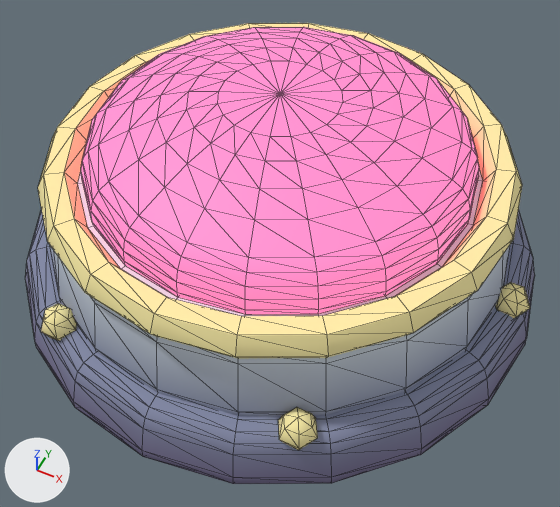
One commit to the glTF model tools/models/out/lockButton.glb: the scene before it, then after it.
Before and after are seen from a 50 mm lens placed at (4.14, -8.29, 10.48), pointed at (0.37, -0.75, 1.05). Arrows for +X, +Y and +Z are at lower left; the lights stay in place. The picture after the commit comes second. Mesh edges are drawn as thin lines. Vertices at exactly the same position are counted once.

Objects in the first picture: 'Body', 'Glow_FF2E63'.
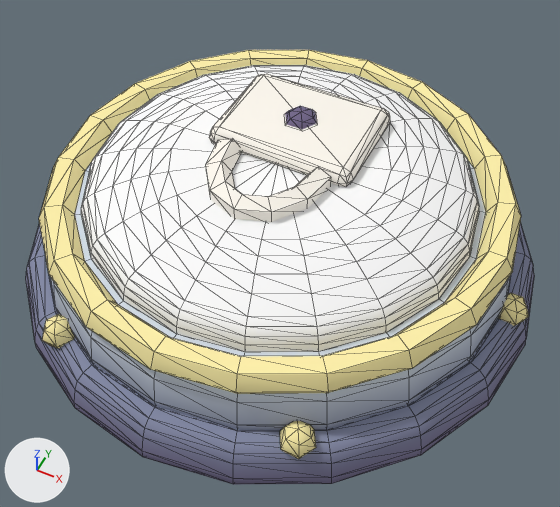
The change, as a list of edits to the scene's bpy script:
```text
Change me_body:
    used by ob_body; location = (0.0, 0.0, 0.0)
    remove me_body.from_pydata(...)  # 564 vertices, 1096 faces; spans x -4.43..4.43, y -4.43..4.43, z 0.0..2.56
    add me_body.from_pydata(...)  # 665 vertices, 1286 faces; spans x -4.43..4.43, y -4.43..4.43, z 0.0..2.75
    me_body part 1: a new loose piece, a UV sphere (6 segments, 4 rings, poles along z) spanning x 3.77..4.33, y -0.24..0.24, z 0.52..1.08, in mat_vertexcolor
    me_body part 2: a new loose piece, a UV sphere (6 segments, 4 rings, poles along z) spanning x 1.75..2.31, y -3.75..-3.26, z 0.52..1.08, in mat_vertexcolor
    me_body part 3: a new loose piece, a UV sphere (6 segments, 4 rings, poles along z) spanning x -2.31..-1.75, y -3.75..-3.26, z 0.52..1.08, in mat_vertexcolor
    me_body part 4: a new loose piece, a UV sphere (6 segments, 4 rings, poles along z) spanning x -0.3..0.3, y 0.49..1.01, z 2.45..2.75, in mat_vertexcolor
    me_body part 5: a new loose piece of 162 vertices spanning x -3.95..3.95, y -3.95..3.95, z 0.65..1.65, in mat_vertexcolor
    me_body part 6: a new loose piece of 120 vertices spanning x -3.88..3.88, y -3.88..3.88, z 1.41..1.89, in mat_vertexcolor
    me_body part 7: a new loose piece of 44 vertices spanning x -1.25..1.25, y -0.2..1.7, z 2.26..2.62, in mat_vertexcolor
    me_body part 8: a new loose piece of 37 vertices spanning x -0.97..0.97, y -1.48..-0.16, z 2.21..2.63, in mat_vertexcolor
    me_body part 9: the loose piece of 20 vertices spanning x -2.3..-1.7, y -3.72..-3.2, z 0.7..1.3 is deleted
    me_body part 10: the loose piece of 20 vertices spanning x 1.7..2.3, y -3.72..-3.2, z 0.7..1.3 is deleted
    me_body part 11: 482 vertices removed from x -4.43..4.43, y -4.43..4.43, z 0.0..2.56; 160 vertices added at x -4.43..4.43, y -4.43..4.43, z 0.0..0.8
    other edits to the shape of me_body do not show in these pictures
Add me_button:
    me_button.from_pydata(...)  # 242 vertices, 480 faces; spans x -3.22..3.22, y -3.22..3.22, z 1.5..2.38
    me_button.materials.append(mat_vertexcolor)
Remove ob_glow_ff2e63:
    ob_glow_ff2e63 = bpy.data.objects.new('Glow_FF2E63', me_glow_ff2e63)
    ob_glow_ff2e63.location = (0.0, 0.0, 0.0)
Add ob_button:
    ob_button = bpy.data.objects.new('Button', me_button)
    ob_button.location = (0.0, 0.0, 0.0)
```

Boxes [x1, y1, x2, y2] around the edits, measured in the pictures (560 x 507 px):
'Body', reshaped: before [25, 23, 535, 484]; after [26, 50, 534, 485]
'Glow_FF2E63', deleted (pink): before [81, 27, 479, 314]
'Button', added: after [81, 65, 479, 352]
part 1 of me_body, added (beige): after [498, 293, 529, 326]
part 2 of me_body, added (beige): after [280, 421, 316, 459]
part 3 of me_body, added (beige): after [42, 314, 74, 349]
part 4 of me_body, added (purple): after [285, 106, 317, 129]
part 5 of me_body, added: after [49, 161, 511, 430]
part 6 of me_body, added (beige): after [39, 50, 521, 394]
part 7 of me_body, added: after [209, 74, 390, 187]
part 8 of me_body, added: after [206, 138, 331, 222]
part 9 of me_body, deleted (beige): before [41, 303, 77, 341]
part 10 of me_body, deleted (beige): before [278, 407, 318, 450]
part 11 of me_body, cut back: before [25, 23, 535, 484]; after [26, 222, 534, 484]
